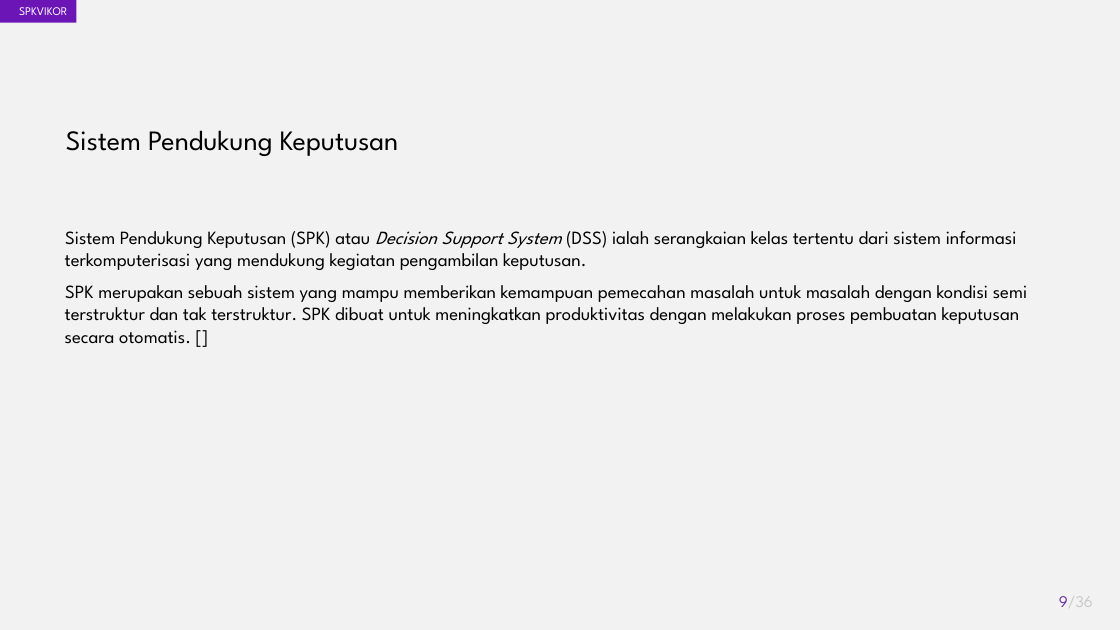
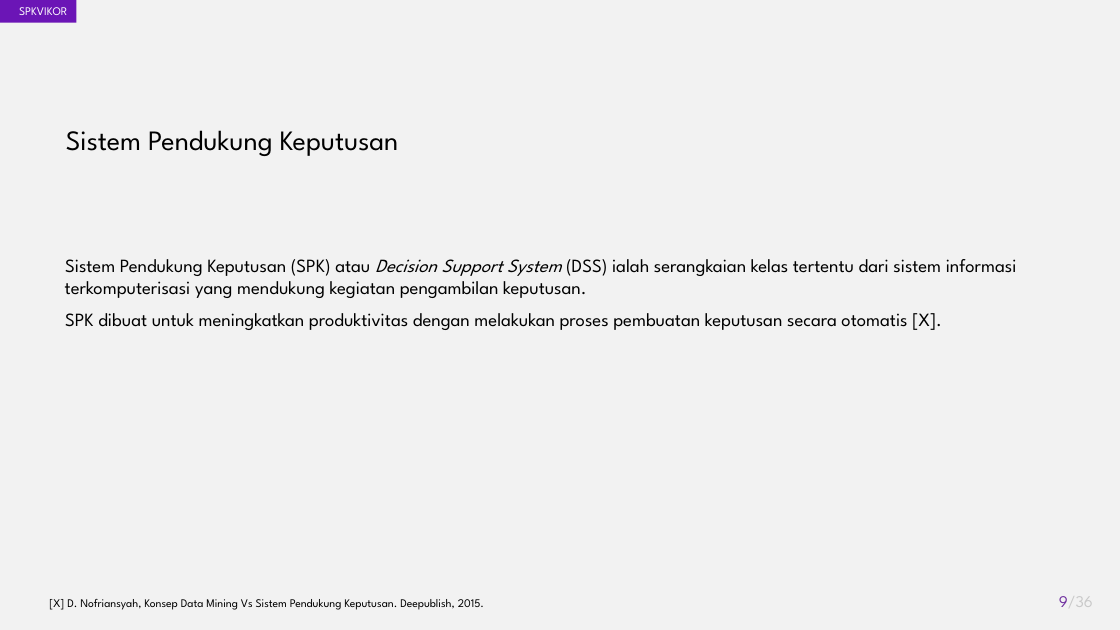
Before and after one commit to akhmadali7/TugasAkhir, a slide deck: slide 9 of PPT - TA - Akhmad Ali Sajidin.pptx. Drawn at 1120x630 pixels with LibreOffice and Linux fonts; fonts in the diff are those of the drawing. Boxes give left, top, right and bottom in pixels: in the first picture for what was removed or moved away, otherwise in the second. Text is boxed around its words. In the diff, an @@ line names an element or a change of style, - is before the commit and + after.

```diff
--- a/PPT - TA - Akhmad Ali Sajidin.pptx
+++ b/PPT - TA - Akhmad Ali Sajidin.pptx
@@ text "Sistem Pendukung Keputusan (SPK) atau ...": place and size @@
-text "Sistem Pendukung Keputusan (SPK) atau ..." at (65,231,1027,344)
+text "Sistem Pendukung Keputusan (SPK) atau ..." at (65,259,1017,330)
@@ text at (65,313,942,330): text changed @@
-SPK merupakan sebuah sistem yang mampu memberikan kemampuan pemecahan masalah untuk masalah dengan kondisi semi terstruktur dan tak terstruktur. SPK dibuat untuk meningkatkan produktivitas dengan melakukan proses pembuatan keputusan secara otomatis. []
+SPK dibuat untuk meningkatkan produktivitas dengan melakukan proses pembuatan keputusan secara otomatis [X].
@@ text added at (49,599,484,610), 10 pt, text #000000 @@
+[X] D. Nofriansyah, Konsep Data Mining Vs Sistem Pendukung Keputusan. Deepublish, 2015.
```
Also in this commit, not shown: 9 other slides changed, 1 other file.
